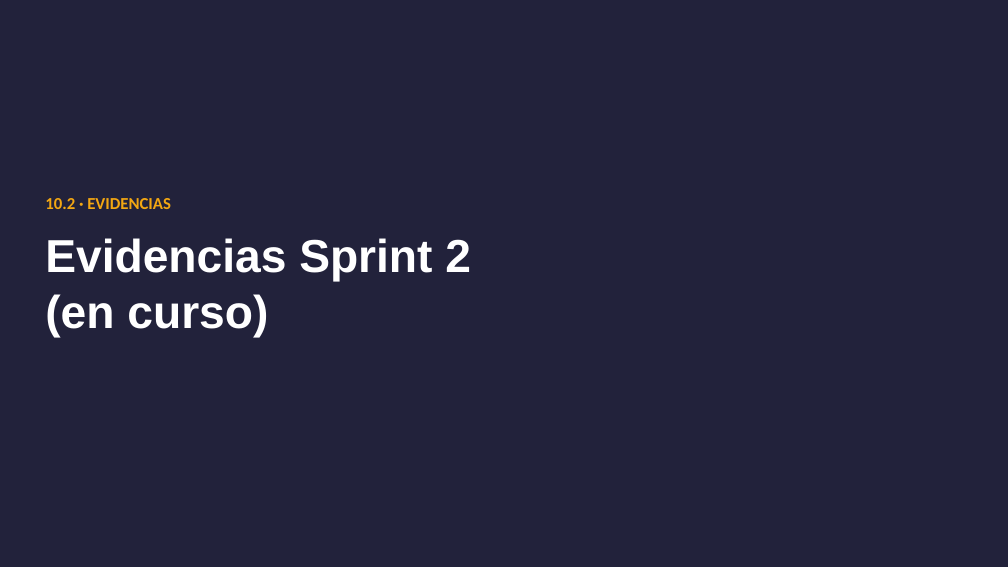
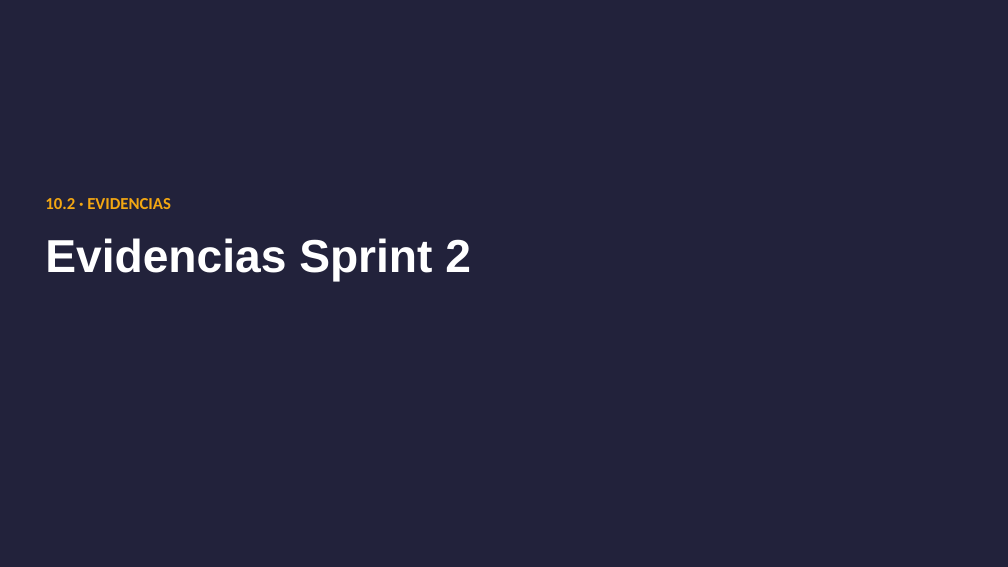
Before and after one commit to smaravena/Capstone_002D_Grupo_10, a slide deck: slide 24 of Fase 2/Evidencias Proyecto/Presentación Proyecto.pptx. Drawn at 1008x567 pixels with LibreOffice and Linux fonts; fonts in the diff are those of the drawing. Boxes give left, top, right and bottom in pixels: in the first picture for what was removed or moved away, otherwise in the second. Text is boxed around its words. In the diff, an @@ line names an element or a change of style, - is before the commit and + after.

```diff
--- a/Fase 2/Evidencias Proyecto/Presentación Proyecto.pptx
+++ b/Fase 2/Evidencias Proyecto/Presentación Proyecto.pptx
@@ title at [45,238,471,282]: text changed @@
-Evidencias Sprint 2
-(en curso)
+Evidencias Sprint 2
```
Also in this commit, not shown: 7 other slides changed, 5 slides added, 1 slide removed, 8 other files.
